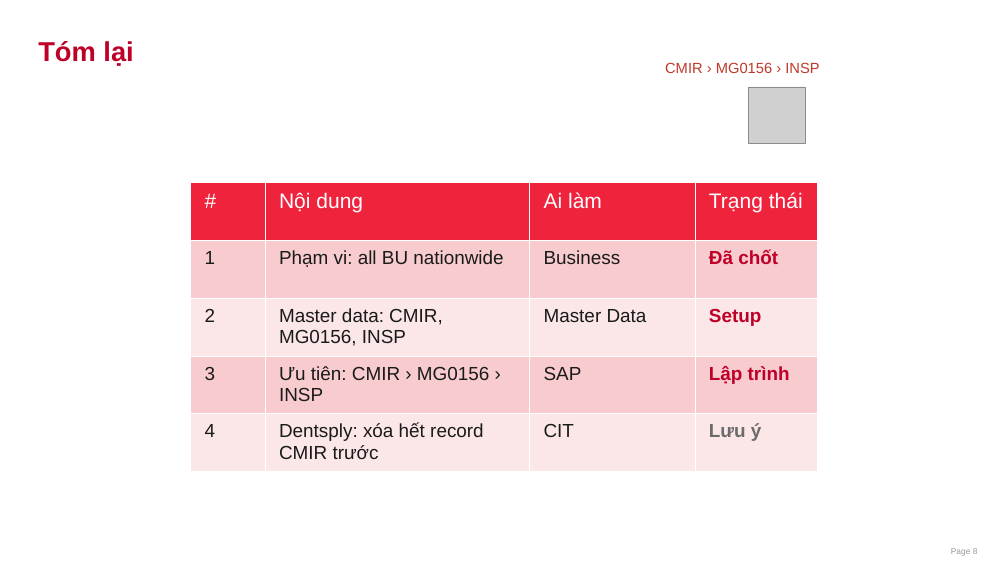
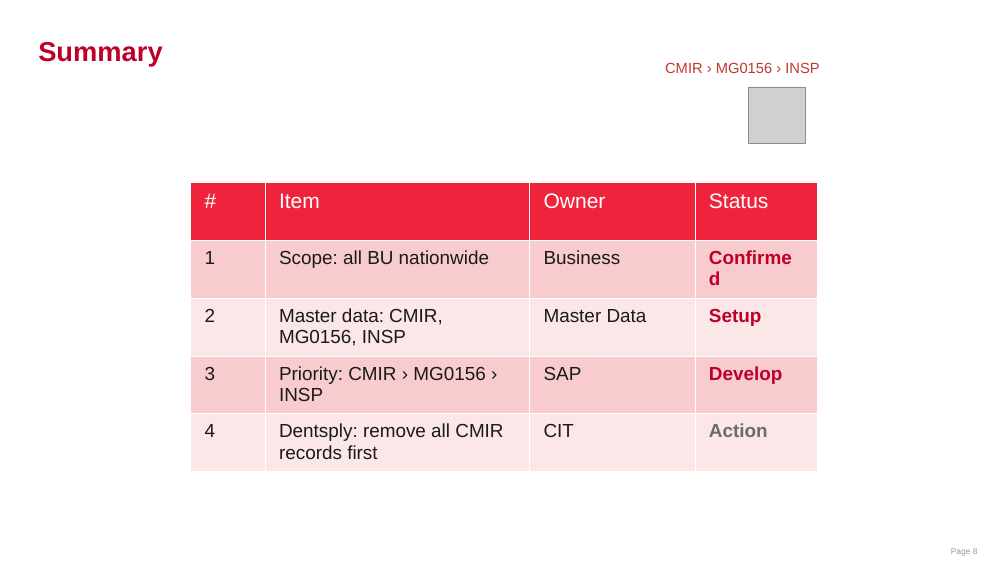
Before and after one commit to nguyenthanhitvn87-source/nguyenthanh, a slide deck: slide 8 of slide/LPNVi_LONG_PRODUCTION_NAME_VIETNAMESE.pptx. Drawn at 1008x567 pixels with LibreOffice and Linux fonts; fonts in the diff are those of the drawing; grey boxes stand for pictures; background and template pictures are left out. Boxes give left, top, right and bottom in pixels: in the first picture for what was removed or moved away, otherwise in the second. Text is boxed around its words. In the diff, an @@ line names an element or a change of style, - is before the commit and + after.

```diff
--- a/slide/LPNVi_LONG_PRODUCTION_NAME_VIETNAMESE.pptx
+++ b/slide/LPNVi_LONG_PRODUCTION_NAME_VIETNAMESE.pptx
@@ title at (x1=38, y1=42, x2=162, y2=66): text changed @@
-Tóm lại
+Summary
@@ table at (x1=191, y1=182, x2=817, y2=477) @@
-row 1: # | Nội dung | Ai làm | Trạng thái
+row 1: # | Item | Owner | Status
-row 2, column 2: Phạm vi: all BU nationwide
+row 2, column 2: Scope: all BU nationwide
-row 2, column 4: Đã chốt
+row 2, column 4: Confirmed
-row 4, column 2: Ưu tiên: CMIR › MG0156 › INSP
+row 4, column 2: Priority: CMIR › MG0156 › INSP
-row 4, column 4: Lập trình
+row 4, column 4: Develop
-row 5, column 2: Dentsply: xóa hết record CMIR trước
+row 5, column 2: Dentsply: remove all CMIR records first
-row 5, column 4: Lưu ý
+row 5, column 4: Action
```
Also in this commit, not shown: 6 other slides changed, 1 other file.
